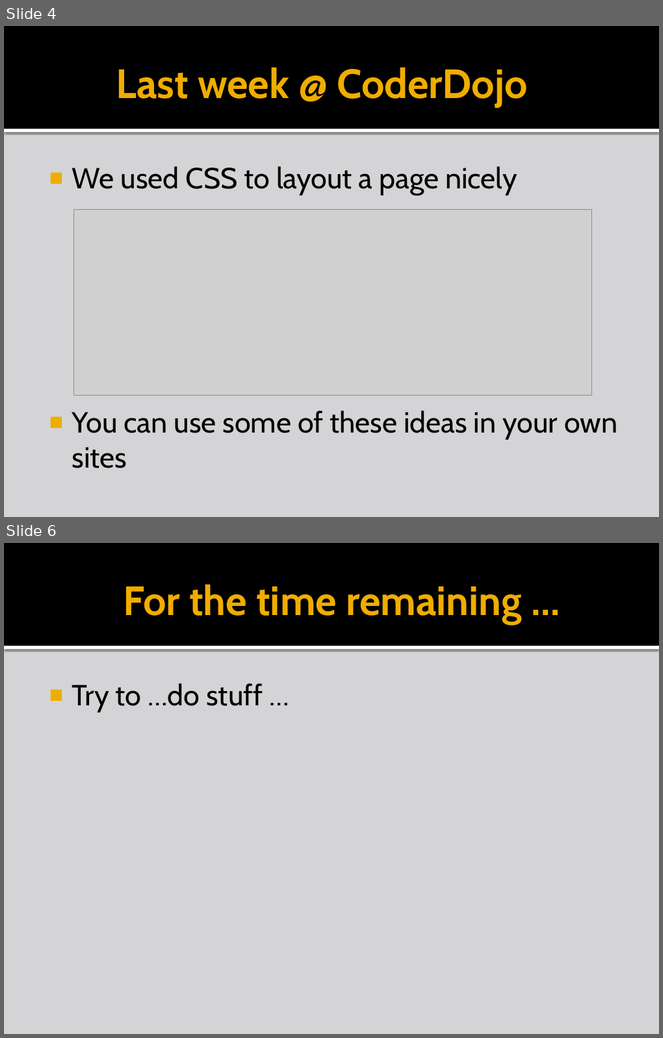
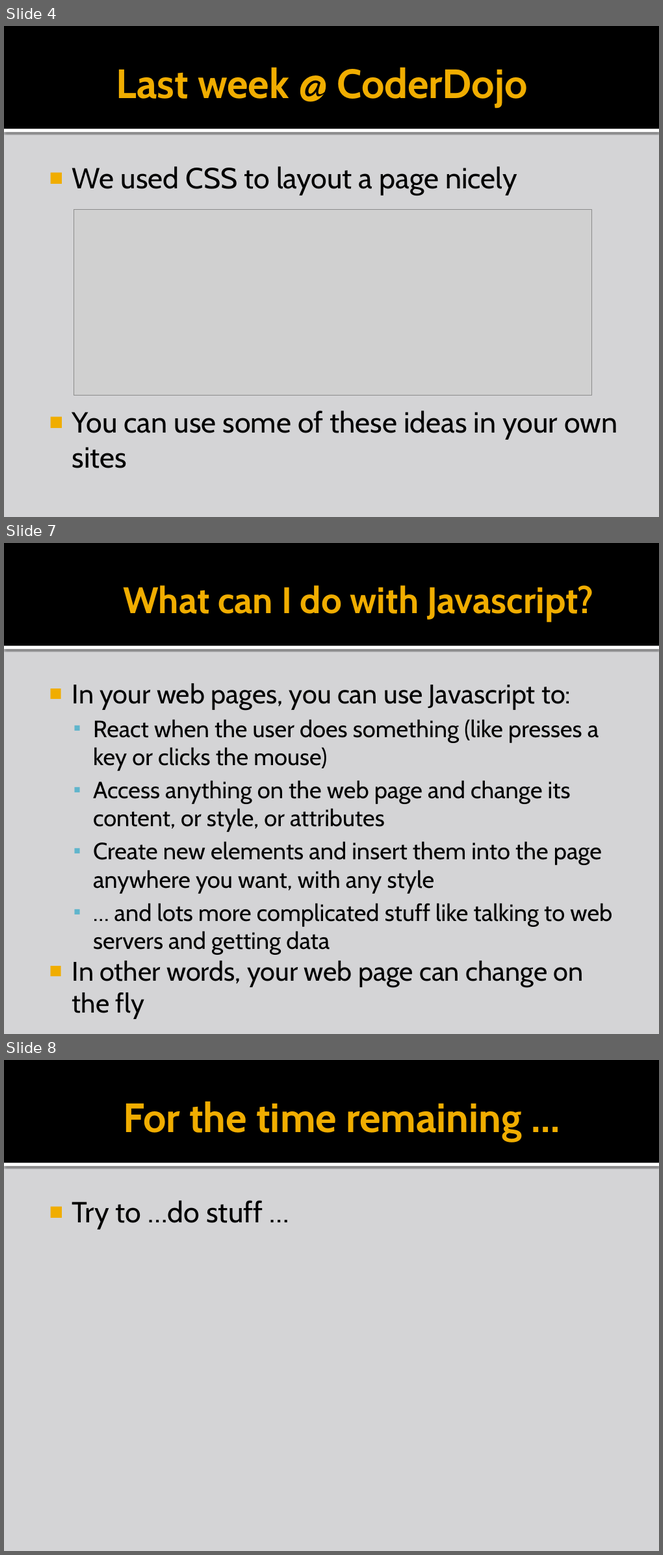
Before and after one commit to liamf/coderdojo-bray, a slide deck: html/presentations/CoderDojoBrayHTML_session5.pptx. Shown one above the other, each under a label of ours: slides 4 and 6 before the commit, slides 4, 7 and 8 after it; the slides between them are not shown. The pictures are 663x1038 and 663x1555 pixels, drawn with LibreOffice and Linux fonts; fonts in the diff are those of the drawing; grey boxes stand for pictures; background and template pictures are left out. Boxes give left, top, right and bottom in pixels: in the first picture for what was removed or moved away, otherwise in the second. Text is boxed around its words. In the diff, an @@ line names an element or a change of style, - is before the commit and + after.

Commit message:
Tidied up some grammar in the Javascript, added some pages to the presentation, added conditionals to final page.

```diff
--- a/html/presentations/CoderDojoBrayHTML_session5.pptx
+++ b/html/presentations/CoderDojoBrayHTML_session5.pptx
@@ slide 7 added at (x1=4, y1=543, x2=659, y2=1034), background #D4D4D6; not listed: 2 template elements that a slide beside it also shows @@
@@ title added at (x1=123, y1=585, x2=594, y2=622), 40.5 pt, text #F0AD00, bold @@
+What can I do with Javascript?
@@ text added at (x1=72, y1=683, x2=612, y2=1014), 25.9 pt, text #000000 @@
+■ In your web pages, you can use Javascript to:
+  ▪ React when the user does something (like presses a key or clicks the mouse)
+  ▪ Access anything on the web page and change its content, or style, or attributes
+  ▪ Create new elements and insert them into the page anywhere you want, with any style
+  ▪ … and lots more complicated stuff like talking to web servers and getting data
+■ In other words, your web page can change on the fly
@@ what was slide 6 is now slide 8 @@
```
Also in this commit, not shown: 3 slides changed, 1 other slide added, 5 other files.
